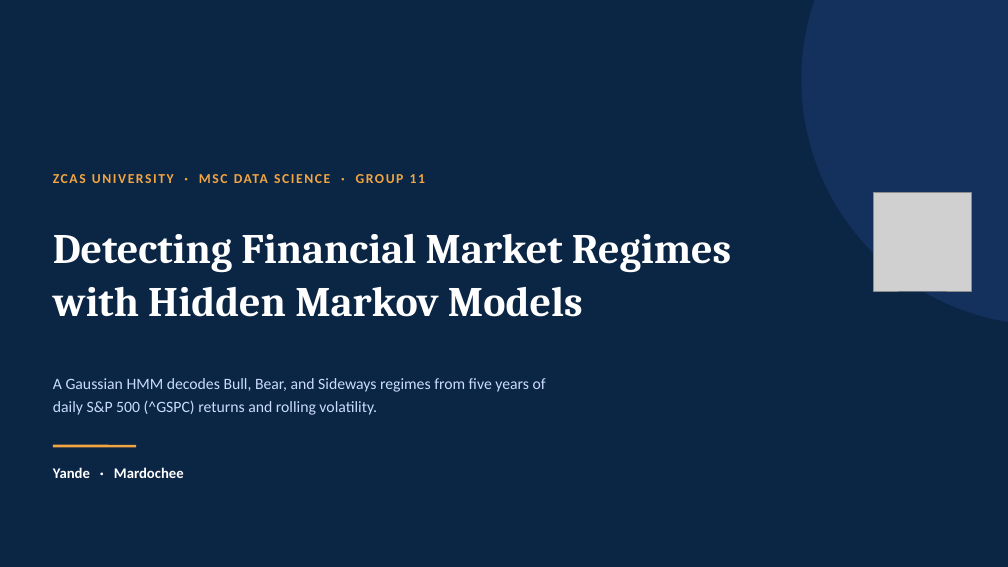
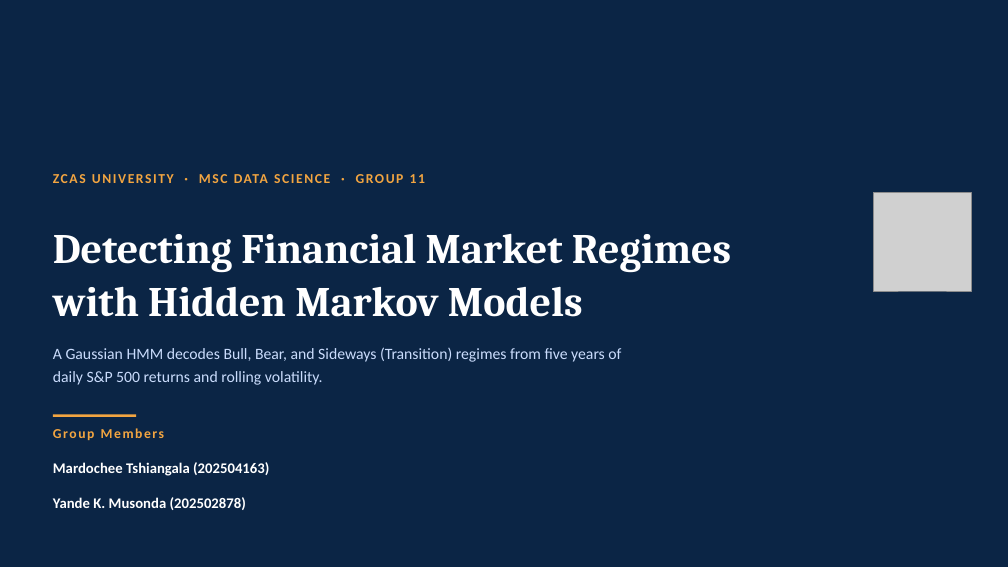
Before and after one commit to TheRealLionn/FINACIAL-DETECTION-WITH-HMM, a slide deck: slide 1 of slides/HMM_Regime_Detection.pptx. Drawn at 1008x567 pixels with LibreOffice and Linux fonts; fonts in the diff are those of the drawing; grey boxes stand for pictures. Boxes give left, top, right and bottom in pixels: in the first picture for what was removed or moved away, otherwise in the second. Text is boxed around its words. In the diff, an @@ line names an element or a change of style, - is before the commit and + after.

```diff
--- a/slides/HMM_Regime_Detection.pptx
+++ b/slides/HMM_Regime_Detection.pptx
@@ ellipse removed at bbox=[802, 0, 1008, 325] @@
@@ text at bbox=[53, 347, 621, 385]: text changed @@
-A Gaussian HMM decodes Bull, Bear, and Sideways regimes from five years of
-daily S&P 500 (^GSPC) returns and rolling volatility.
+A Gaussian HMM decodes Bull, Bear, and Sideways (Transition) regimes from five years of
+daily S&P 500 returns and rolling volatility.
@@ line moved from (53, 446) - (136, 446) to (53, 416) - (136, 416) @@
@@ text at bbox=[53, 428, 269, 510]: text changed @@
-Yande · Mardochee
+Group Members
+Mardochee Tshiangala (202504163)
+Yande K. Musonda (202502878)
```
Also in this commit, not shown: 12 other slides changed, 1 slide added, 1 slide removed.
